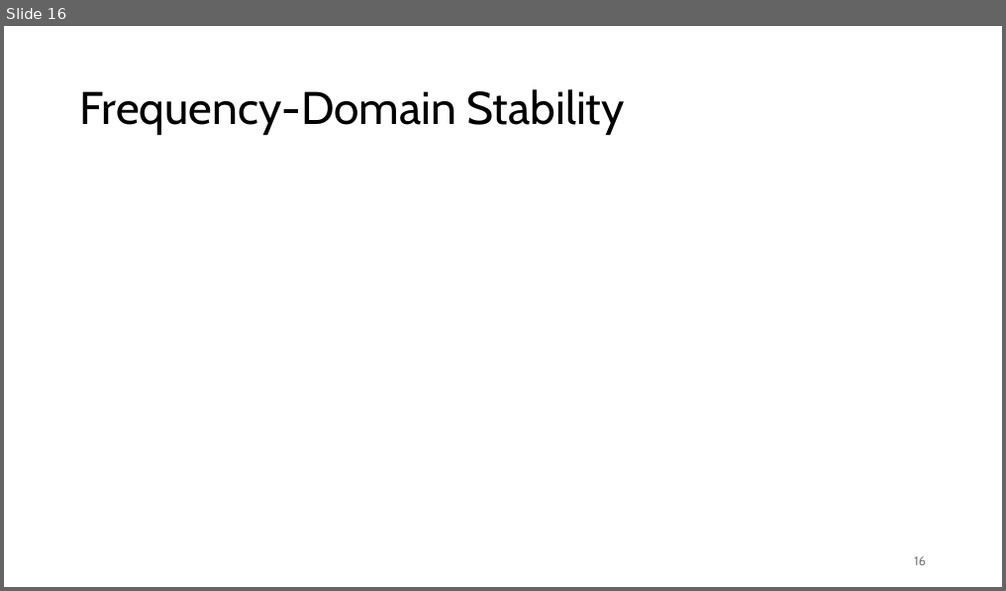
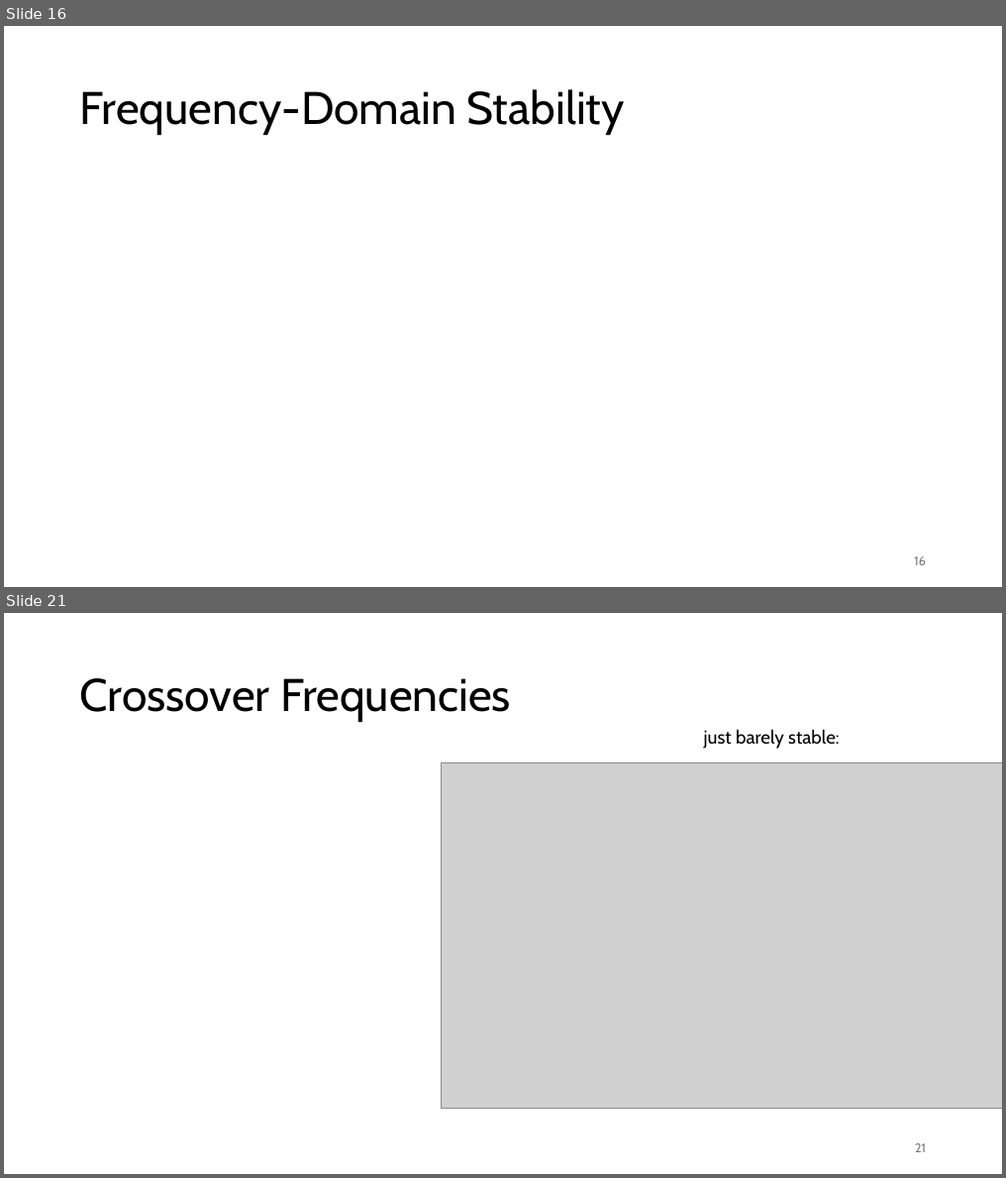
Before and after one commit to FelixWick/control_engineering, a slide deck: slides/4_stability.pptx. Shown one above the other, each under a label of ours: slide 16 before the commit, slides 16 and 21 after it; the slides between them are not shown. The pictures are 1006x591 and 1006x1178 pixels, drawn with LibreOffice and Linux fonts; fonts in the diff are those of the drawing; grey boxes stand for pictures. Boxes give left, top, right and bottom in pixels: in the first picture for what was removed or moved away, otherwise in the second. Text is boxed around its words. In the diff, an @@ line names an element or a change of style, - is before the commit and + after.

```diff
--- a/slides/4_stability.pptx
+++ b/slides/4_stability.pptx
@@ slide 21 added at (4,613,1002,1174), background #FFFFFF @@
@@ title added at (80,678,511,722), 44 pt, text #000000 @@
+Crossover Frequencies
@@ text added at (704,729,840,749), 18 pt, text #000000 @@
+just barely stable:
@@ picture added at (442,762,1002,1109) @@
@@ page number added at (915,1144,926,1153), 12 pt, text #797979 @@
+21
```
Also in this commit, not shown: 2 slides changed, 2 other slides added, 5 other files.
